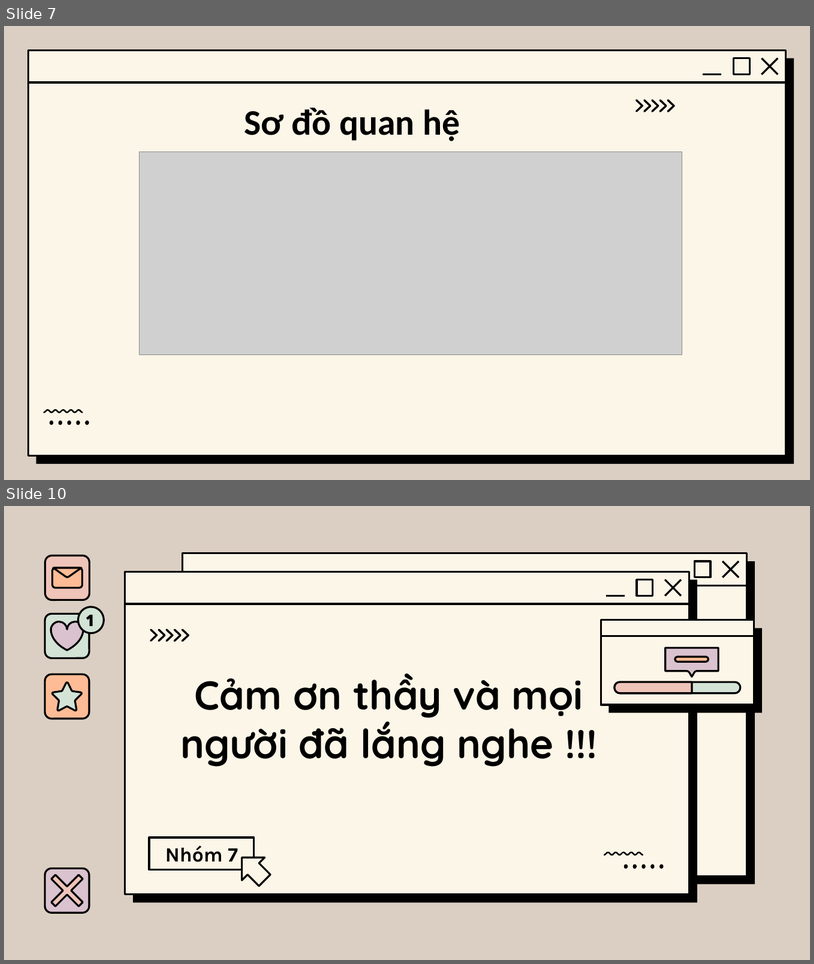
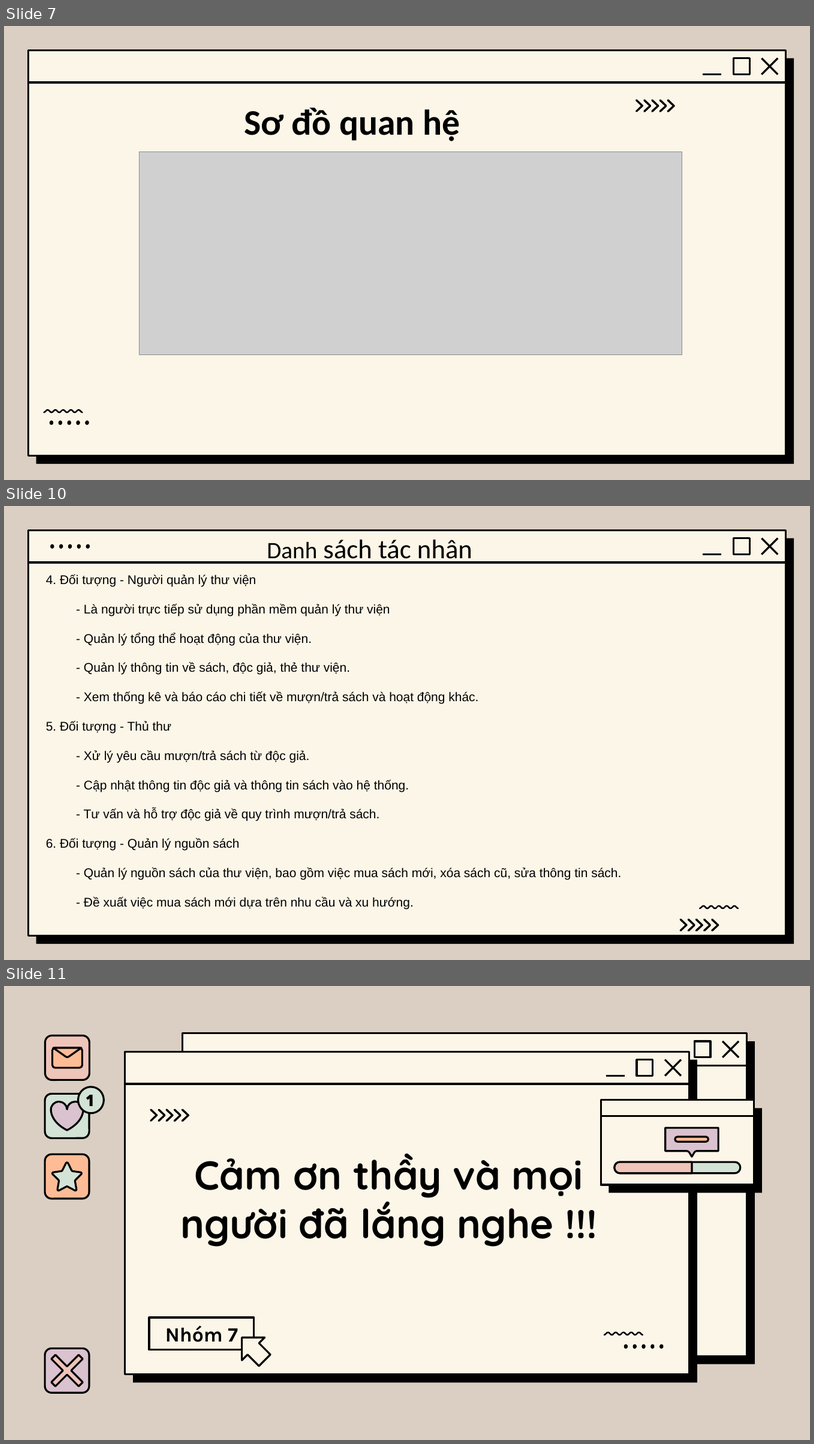
Before and after one commit to vuanhtu2k3/QLTV_JAVA_EAUT, a slide deck: javaPP.pptx. Shown one above the other, each under a label of ours: slides 7 and 10 before the commit, slides 7, 10 and 11 after it; the slides between them are not shown. The pictures are 814x964 and 814x1444 pixels, drawn with LibreOffice and Linux fonts; fonts in the diff are those of the drawing; grey boxes stand for pictures; background and template pictures are left out. Boxes give left, top, right and bottom in pixels: in the first picture for what was removed or moved away, otherwise in the second. Text is boxed around its words. In the diff, an @@ line names an element or a change of style, - is before the commit and + after.

```diff
--- a/javaPP.pptx
+++ b/javaPP.pptx
@@ slide 10 added at (4,506,810,960), background #DBCFC3; not listed: 7 template elements that a slide beside it also shows @@
@@ title added at (267,540,473,564), 32 pt, text #000000 @@
+Danh sách tác nhân
@@ freeform shape added at (50,544,90,550), fill #000000 @@
@@ text added at (46,574,621,909), 15 pt, text #000000 @@
+4. Đối tượng - Người quản lý thư viện
+- Là người trực tiếp sử dụng phần mềm quản lý thư viện
+- Quản lý tổng thể hoạt động của thư viện.
+- Quản lý thông tin về sách, độc giả, thẻ thư viện.
+- Xem thống kê và báo cáo chi tiết về mượn/trả sách và hoạt động khác.
+5. Đối tượng - Thủ thư
+- Xử lý yêu cầu mượn/trả sách từ độc giả.
+- Cập nhật thông tin độc giả và thông tin sách vào hệ thống.
+- Tư vấn và hỗ trợ độc giả về quy trình mượn/trả sách.
+6. Đối tượng - Quản lý nguồn sách
+- Quản lý nguồn sách của thư viện, bao gồm việc mua sách mới, xóa sách cũ, sửa thông tin sách.
+- Đề xuất việc mua sách mới dựa trên nhu cầu và xu hướng.
@@ freeform shape added at (679,918,720,932), fill #000000 @@
@@ freeform shape added at (699,904,740,910), fill #000000 @@
@@ what was slide 10 is now slide 11 @@
```
Also in this commit, not shown: 3 slides changed, 2 other files.
